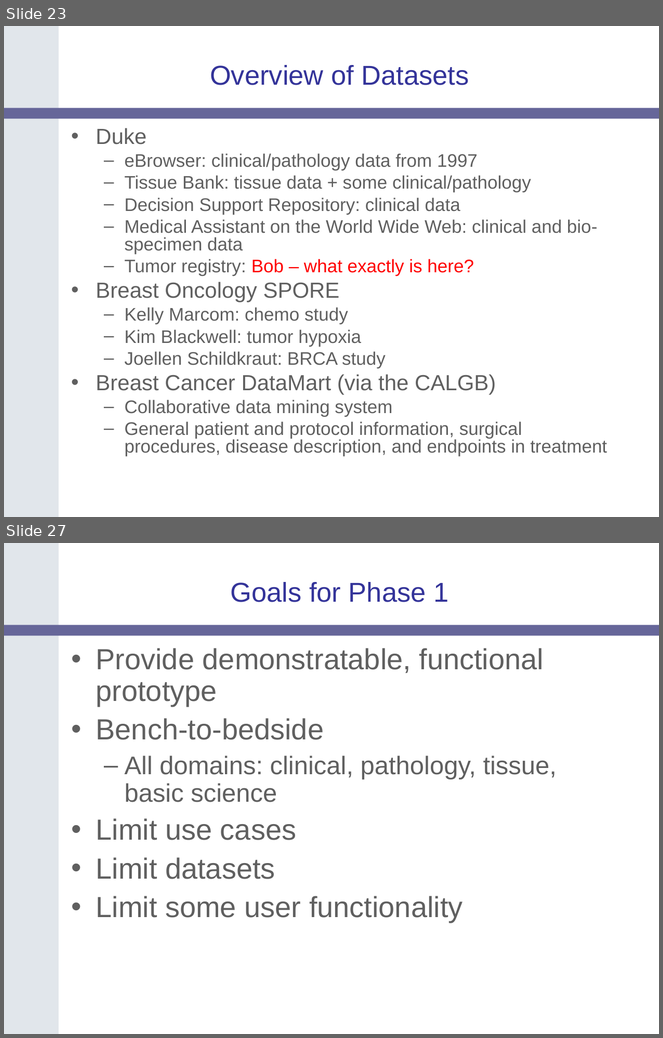
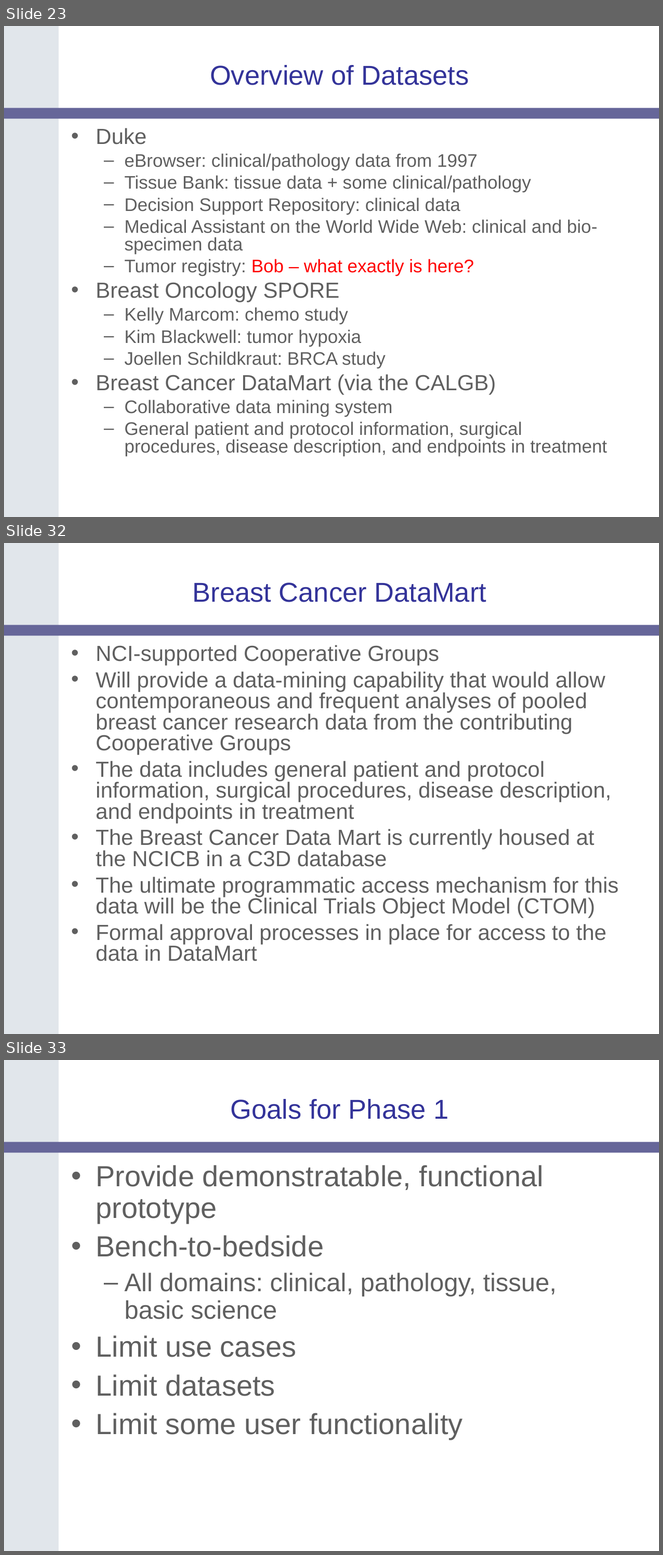
Before and after one commit to NCIP/catrip, a slide deck: catrip/documentation/presentations/catrip_f2f_2006_05/catrip_f2f_introduction_2006_05.ppt. Shown one above the other, each under a label of ours: slides 23 and 27 before the commit, slides 23, 32 and 33 after it; the slides between them are not shown. The pictures are 663x1038 and 663x1555 pixels, drawn with LibreOffice and Linux fonts; fonts in the diff are those of the drawing; background and template pictures are left out. Boxes give left, top, right and bottom in pixels: in the first picture for what was removed or moved away, otherwise in the second. Text is boxed around its words. In the diff, an @@ line names an element or a change of style, - is before the commit and + after.

```diff
--- a/catrip/documentation/presentations/catrip_f2f_2006_05/catrip_f2f_introduction_2006_05.ppt
+++ b/catrip/documentation/presentations/catrip_f2f_2006_05/catrip_f2f_introduction_2006_05.ppt
@@ slide 32 added at <box>4,543,659,1034</box>, background #FFFFFF; not listed: 2 template elements that a slide beside it also shows @@
@@ title added at <box>193,583,487,602</box>, 30 pt, text #333399 @@
+Breast Cancer DataMart
@@ text added at <box>96,645,619,962</box>, 24 pt, text #5F5F5F @@
+• NCI-supported Cooperative Groups
+• Will provide a data-mining capability that would allow contemporaneous and frequent analyses of pooled breast cancer research data from the contributing Cooperative Groups
+• The data includes general patient and protocol information, surgical procedures, disease description, and endpoints in treatment
+• The Breast Cancer Data Mart is currently housed at the NCICB in a C3D database
+• The ultimate programmatic access mechanism for this data will be the Clinical Trials Object Model (CTOM)
+• Formal approval processes in place for access to the data in DataMart
@@ what was slide 27 is now slide 33 @@
```
Also in this commit, not shown: 4 slides changed, 11 other slides added, 6 slides removed.
